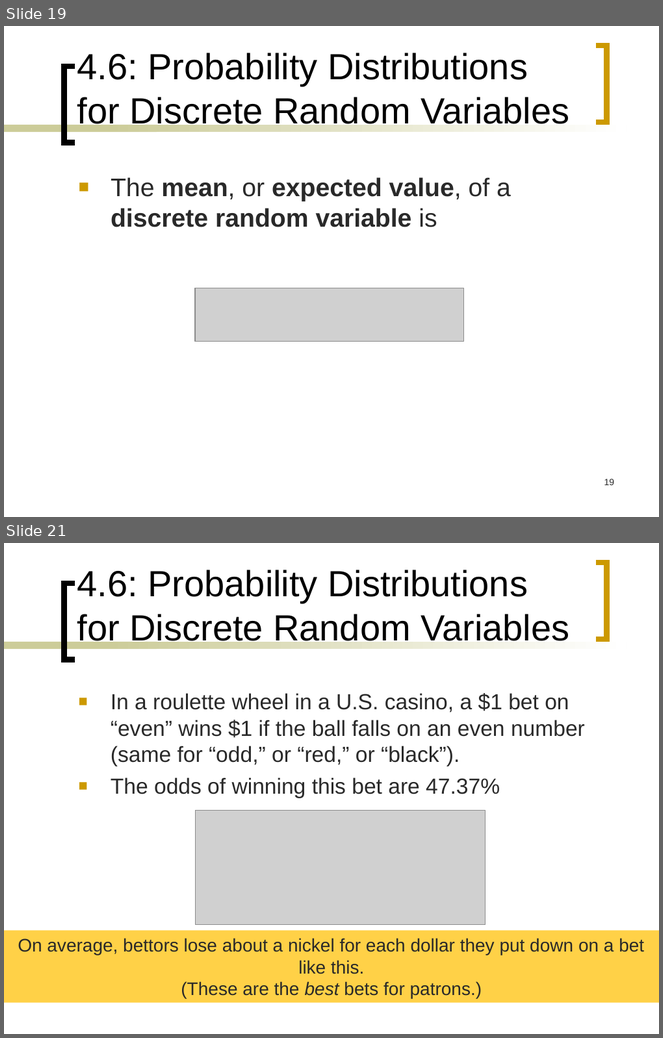
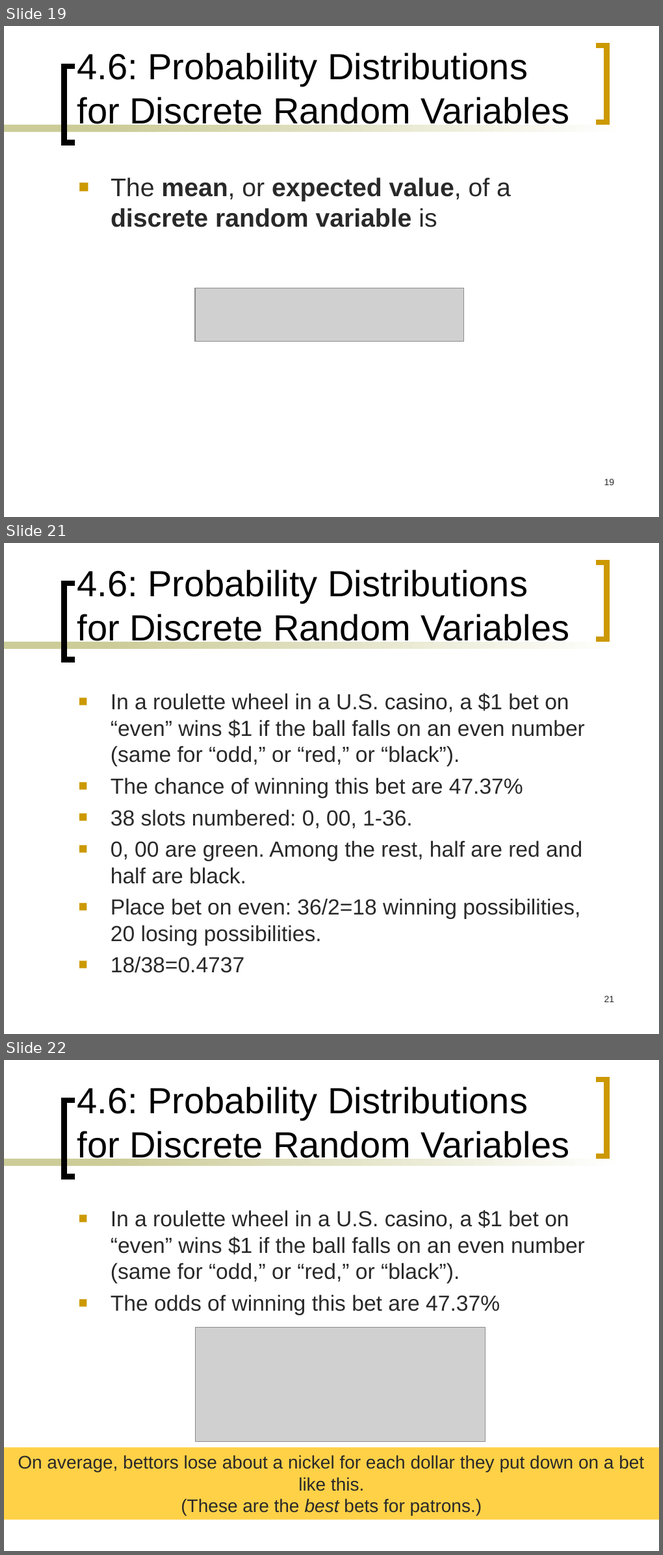
Before and after one commit to arghyadipchak/B2Sem1, a slide deck: Statistics/Lectures/Lecture04.ppt. Shown one above the other, each under a label of ours: slides 19 and 21 before the commit, slides 19, 21 and 22 after it; the slides between them are not shown. The pictures are 663x1038 and 663x1555 pixels, drawn with LibreOffice and Linux fonts; fonts in the diff are those of the drawing; grey boxes stand for pictures. Boxes give left, top, right and bottom in pixels: in the first picture for what was removed or moved away, otherwise in the second. Text is boxed around its words. In the diff, an @@ line names an element or a change of style, - is before the commit and + after.

```diff
--- a/Statistics/Lectures/Lecture04.ppt
+++ b/Statistics/Lectures/Lecture04.ppt
@@ slide 21 added at (x1=4, y1=543, x2=659, y2=1034), background #FFFFFF; not listed: 4 template elements that a slide beside it also shows @@
@@ title added at (x1=77, y1=570, x2=570, y2=646), 40 pt, text #000000 @@
+4.6: Probability Distributions for Discrete Random Variables
@@ text added at (x1=111, y1=693, x2=585, y2=973), 24 pt, text #292929 @@
+■ In a roulette wheel in a U.S. casino, a $1 bet on “even” wins $1 if the ball falls on an even number (same for “odd,” or “red,” or “black”).
+■ The chance of winning this bet are 47.37%
+■ 38 slots numbered: 0, 00, 1-36.
+■ 0, 00 are green. Among the rest, half are red and half are black.
+■ Place bet on even: 36/2=18 winning possibilities, 20 losing possibilities.
+■ 18/38=0.4737
@@ page number added at (x1=605, y1=996, x2=615, y2=1003), 10 pt, text #292929 @@
+21
@@ what was slide 21 is now slide 22 @@
```
Also in this commit, not shown: 7 slides changed, 23 other files.
